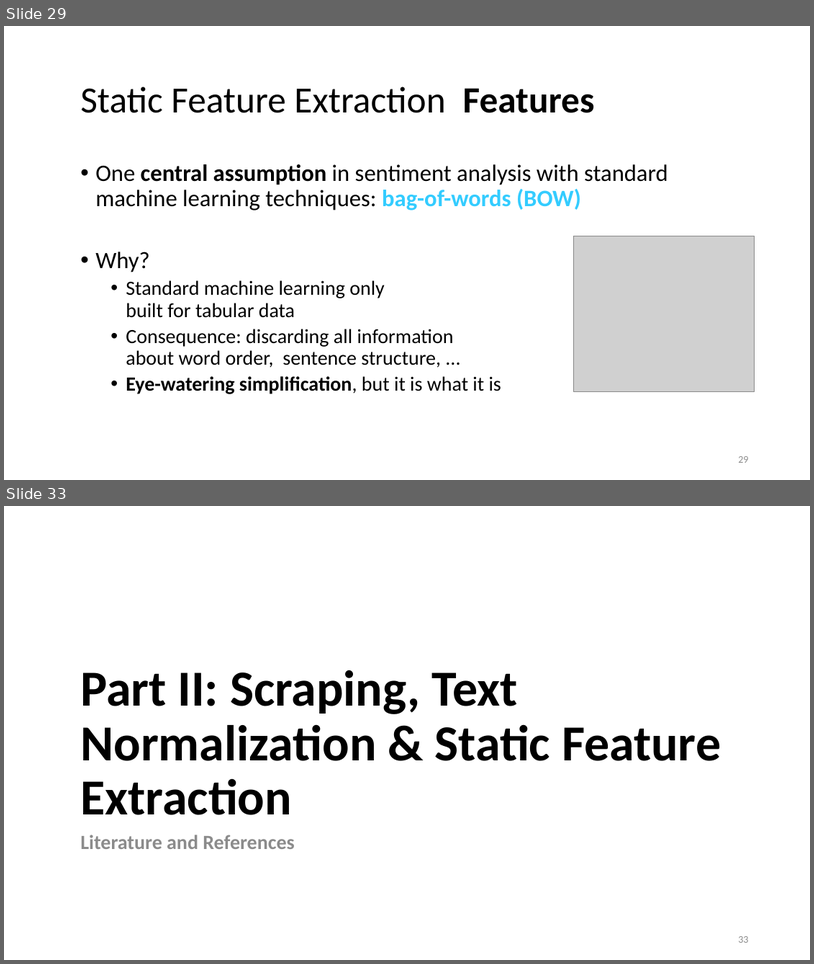
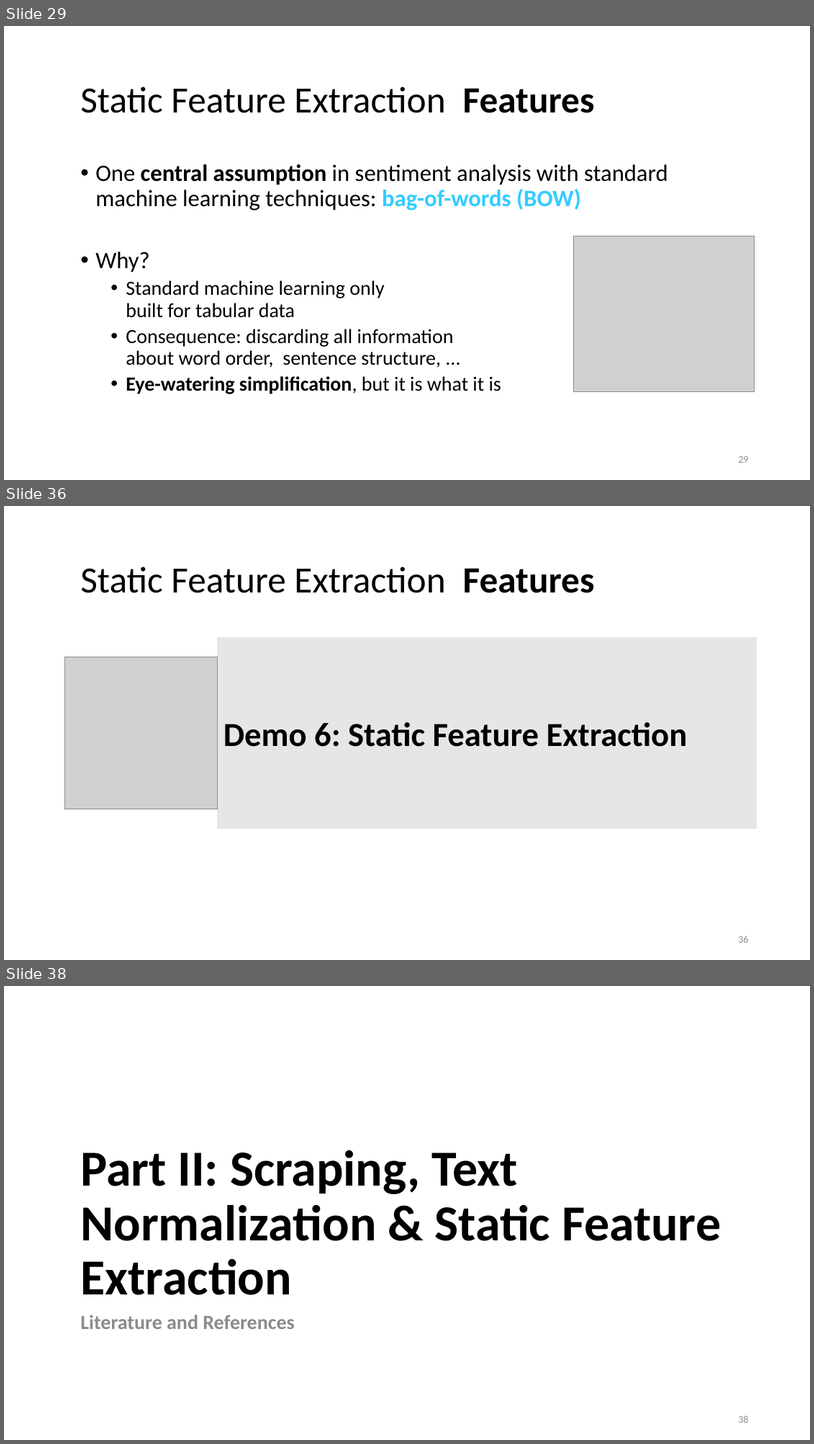
Before and after one commit to lisa-wm/consulting, a slide deck: 5_seminar/Contents_Part_02/slides/Präsentation_Teil2_Lisa.pptx. Shown one above the other, each under a label of ours: slides 29 and 33 before the commit, slides 29, 36 and 38 after it; the slides between them are not shown. The pictures are 814x964 and 814x1444 pixels, drawn with LibreOffice and Linux fonts; fonts in the diff are those of the drawing; grey boxes stand for pictures. Boxes give left, top, right and bottom in pixels: in the first picture for what was removed or moved away, otherwise in the second. Text is boxed around its words. In the diff, an @@ line names an element or a change of style, - is before the commit and + after.

Commit message:
added slides for static features

```diff
--- a/5_seminar/Contents_Part_02/slides/Präsentation_Teil2_Lisa.pptx
+++ b/5_seminar/Contents_Part_02/slides/Präsentation_Teil2_Lisa.pptx
@@ slide 36 added at (4, 506, 810, 960), background #FFFFFF @@
@@ title added at (80, 566, 595, 593), 44 pt, text #000000 @@
+Static Feature Extraction Features
@@ picture added at (65, 656, 218, 809) @@
@@ rectangle added at (218, 638, 757, 828), fill #E7E6E6, outline #E7E6E6 1.5 pt, 40 pt, text #000000, bold @@
+Demo 6: Static Feature Extraction
@@ page number added at (738, 936, 748, 942), 12 pt, text #8C8C8C @@
+36
@@ what was slide 33 is now slide 38 @@
@@ page number at (738, 1415, 748, 1422): text changed @@
-33
+38
```
Also in this commit, not shown: 3 slides changed, 5 other slides added, 1 slide removed.
